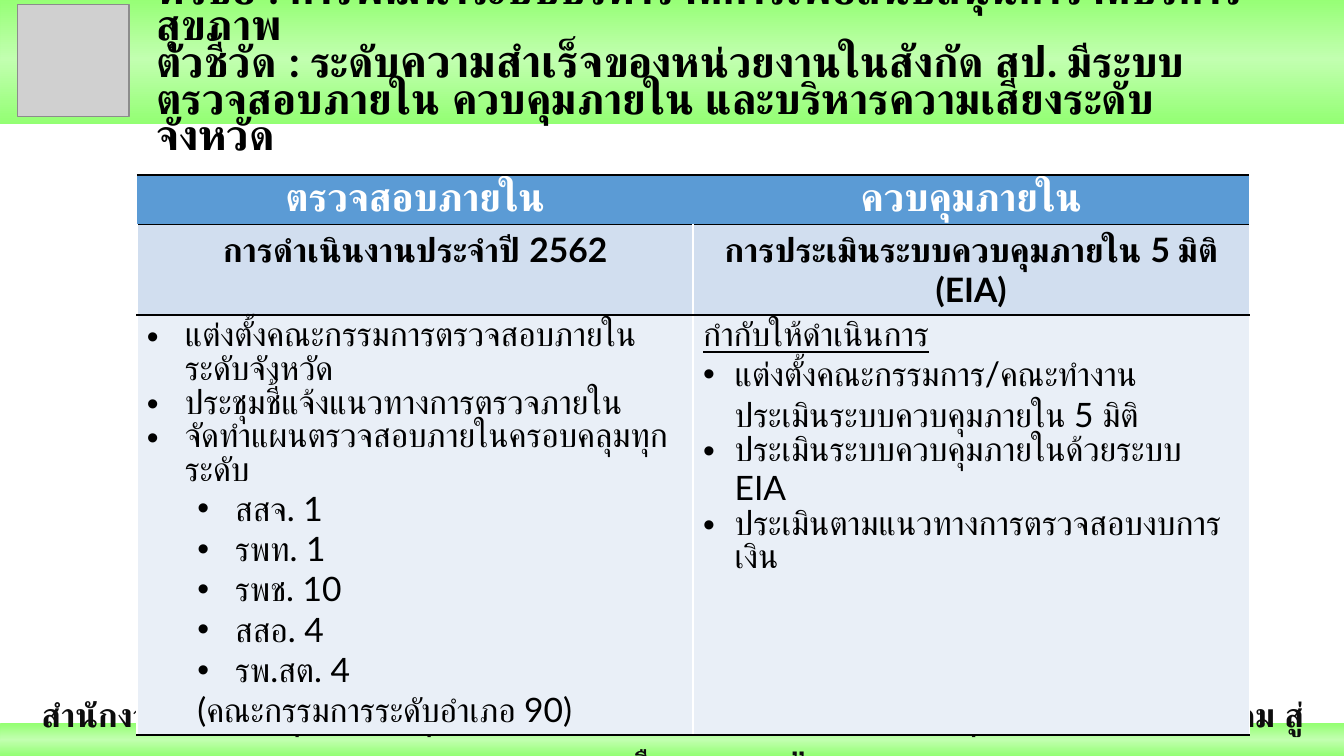
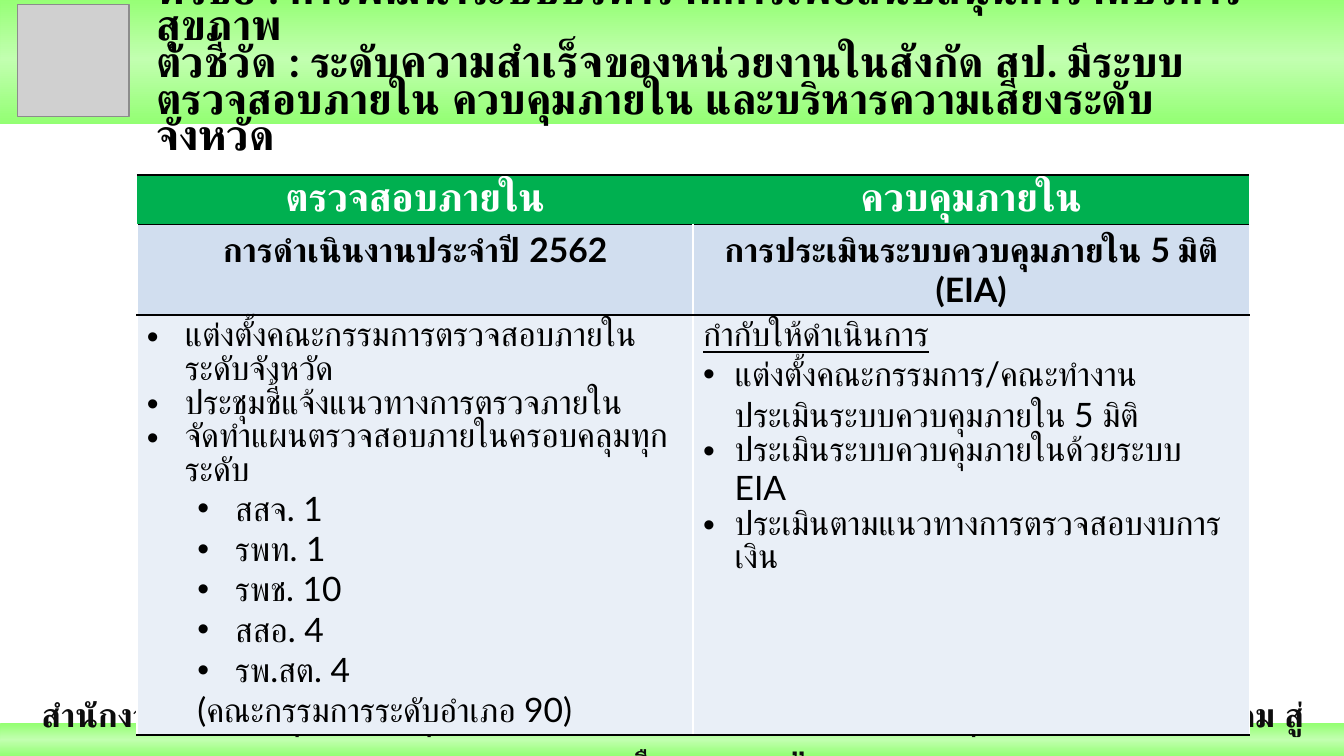
Before and after one commit to joblackpoc/Jobs_SSJ, a slide deck: slide 25 of นิเทศก์/Ready/รอส่งพี่กอบ/Poc_Mix_2_นิเทศก์ใหม่.pptx. Drawn at 1344x756 pixels with LibreOffice and Linux fonts; fonts in the diff are those of the drawing; grey boxes stand for pictures. Boxes give left, top, right and bottom in pixels: in the first picture for what was removed or moved away, otherwise in the second. Text is boxed around its words. In the diff, an @@ line names an element or a change of style, - is before the commit and + after.

```diff
--- a/นิเทศก์/Ready/รอส่งพี่กอบ/Poc_Mix_2_นิเทศก์ใหม่.pptx
+++ b/นิเทศก์/Ready/รอส่งพี่กอบ/Poc_Mix_2_นิเทศก์ใหม่.pptx
@@ table at box(137, 175, 1250, 731) @@
@@ fill #5B9BD5 to #00B050 in row 1 @@
```
Also in this commit, not shown: 13 other slides changed, 1 other file.
